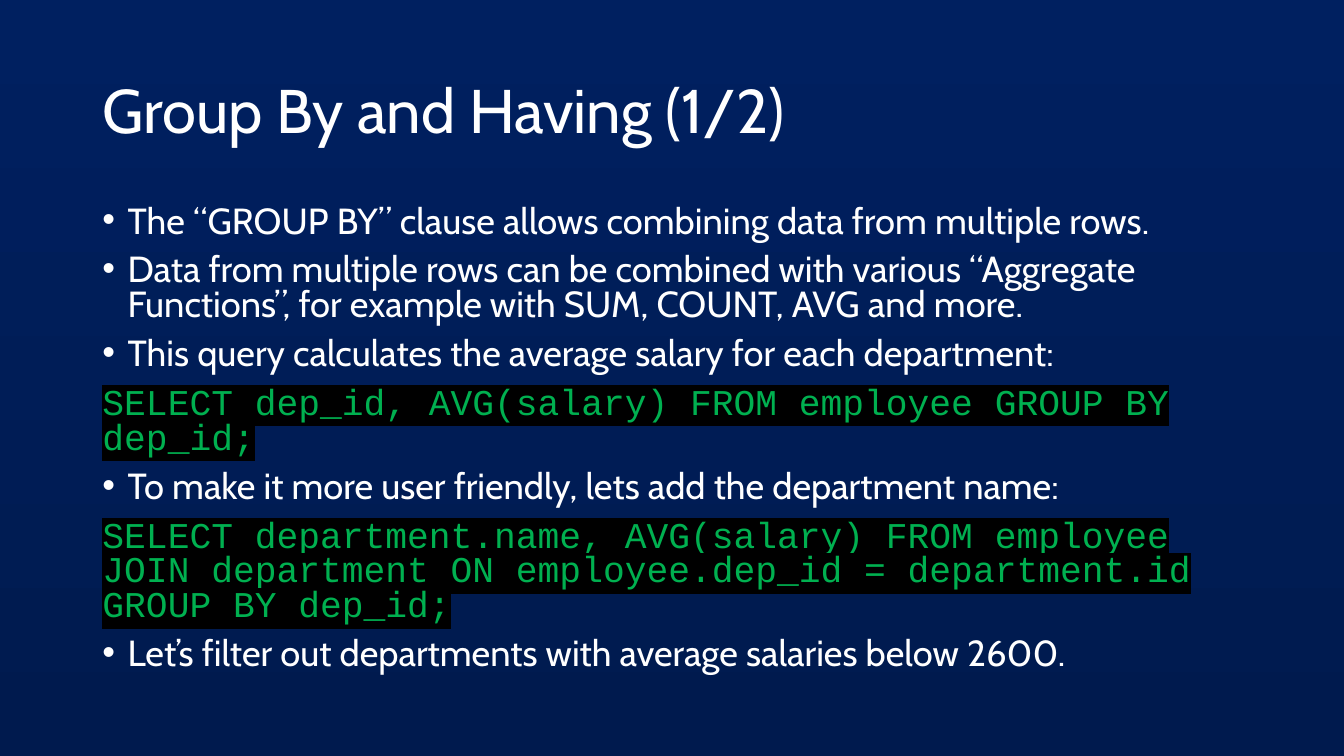
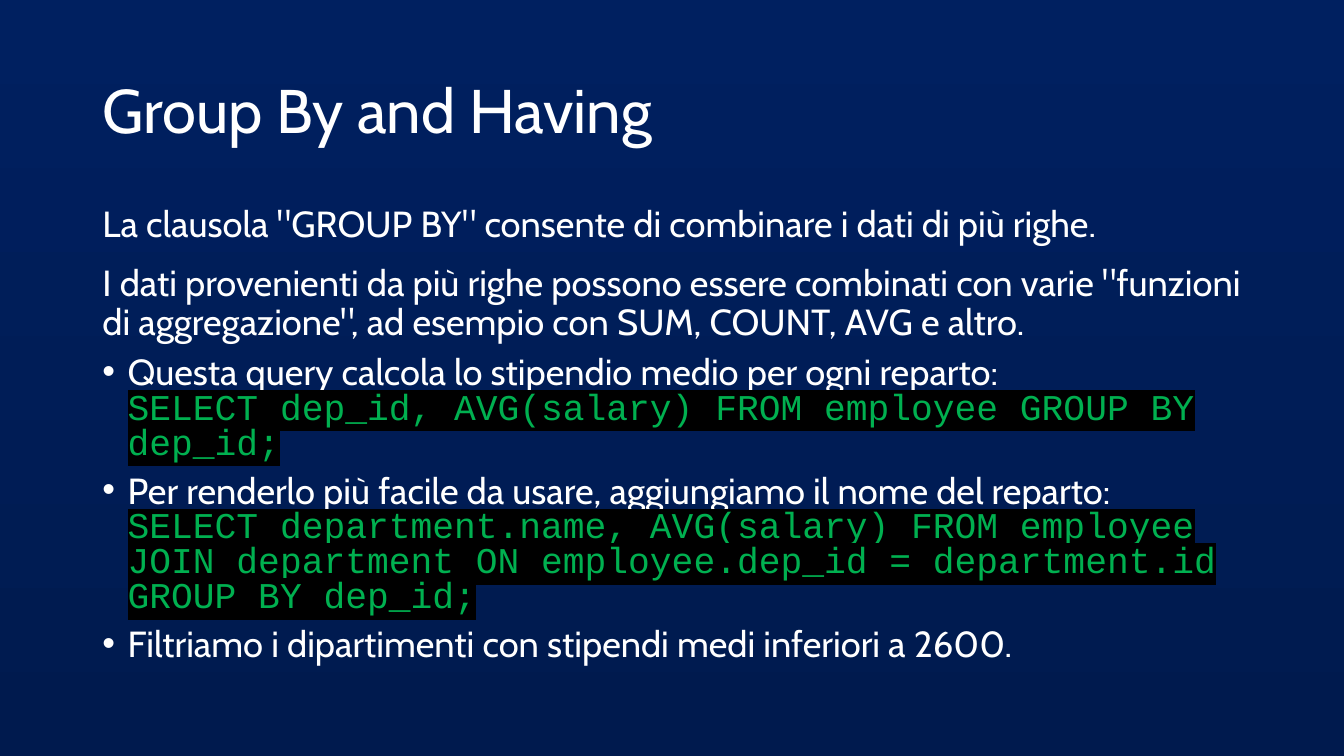
Before and after one commit to AlessandroS94/corso_21122022, a slide deck: slide 27 of Day 4/slide/Spring JDBC.pptx. Drawn at 1344x756 pixels with LibreOffice and Linux fonts; fonts in the diff are those of the drawing. Boxes give left, top, right and bottom in pixels: in the first picture for what was removed or moved away, otherwise in the second. Text is boxed around its words. In the diff, an @@ line names an element or a change of style, - is before the commit and + after.

```diff
--- a/Day 4/slide/Spring JDBC.pptx
+++ b/Day 4/slide/Spring JDBC.pptx
@@ title at bbox=[102, 86, 651, 147]: text changed @@
-Group By and Having (1/2)
+Group By and Having
@@ text at bbox=[102, 209, 1241, 665]: text changed @@
-• The “GROUP BY” clause allows combining data from multiple rows.
-• Data from multiple rows can be combined with various “Aggregate Functions”, for example with SUM, COUNT, AVG and more.
-• This query calculates the average salary for each department:
-SELECT dep_id, AVG(salary) FROM employee GROUP BY dep_id;
-• To make it more user friendly, lets add the department name:
-SELECT department.name, AVG(salary) FROM employee JOIN department ON employee.dep_id = department.id GROUP BY dep_id;
-• Let’s filter out departments with average salaries below 2600.
+• La clausola "GROUP BY" consente di combinare i dati di più righe.
+  I dati provenienti da più righe possono essere combinati con varie "funzioni di aggregazione", ad esempio con SUM, COUNT, AVG e altro.
+  Questa query calcola lo stipendio medio per ogni reparto:
+  SELECT dep_id, AVG(salary) FROM employee GROUP BY dep_id;
+• Per renderlo più facile da usare, aggiungiamo il nome del reparto:
+  SELECT department.name, AVG(salary) FROM employee JOIN department ON employee.dep_id = department.id GROUP BY dep_id;
+• Filtriamo i dipartimenti con stipendi medi inferiori a 2600.
```
Also in this commit, not shown: 24 other slides changed, 7 other files.
